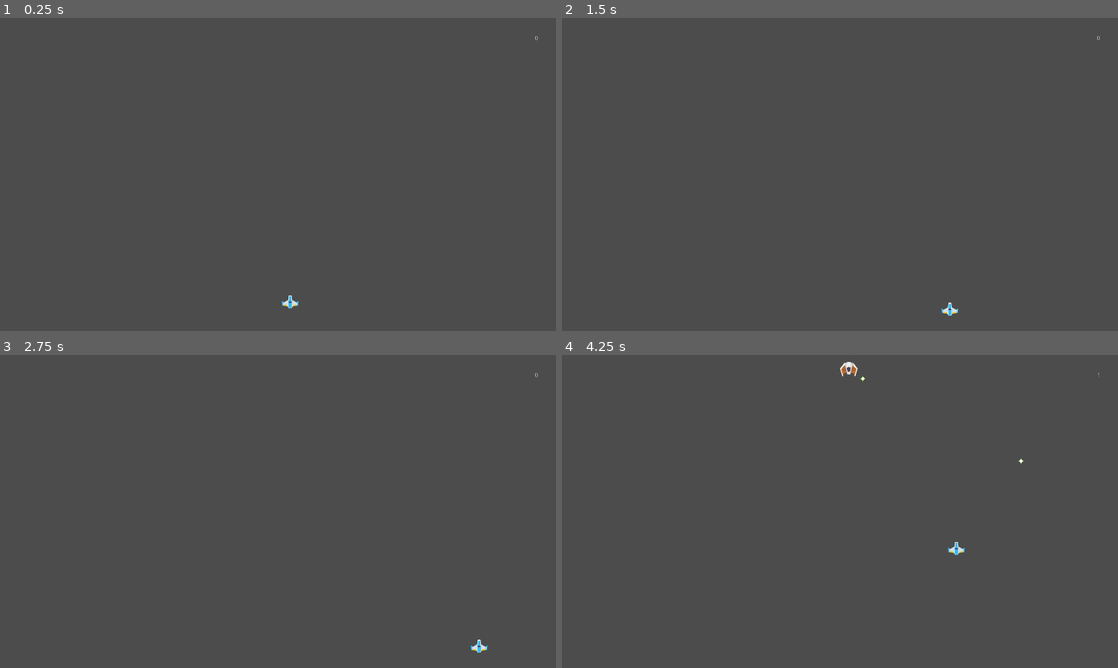
Above: before the commit, frames 1-4 (two rows, left to right).
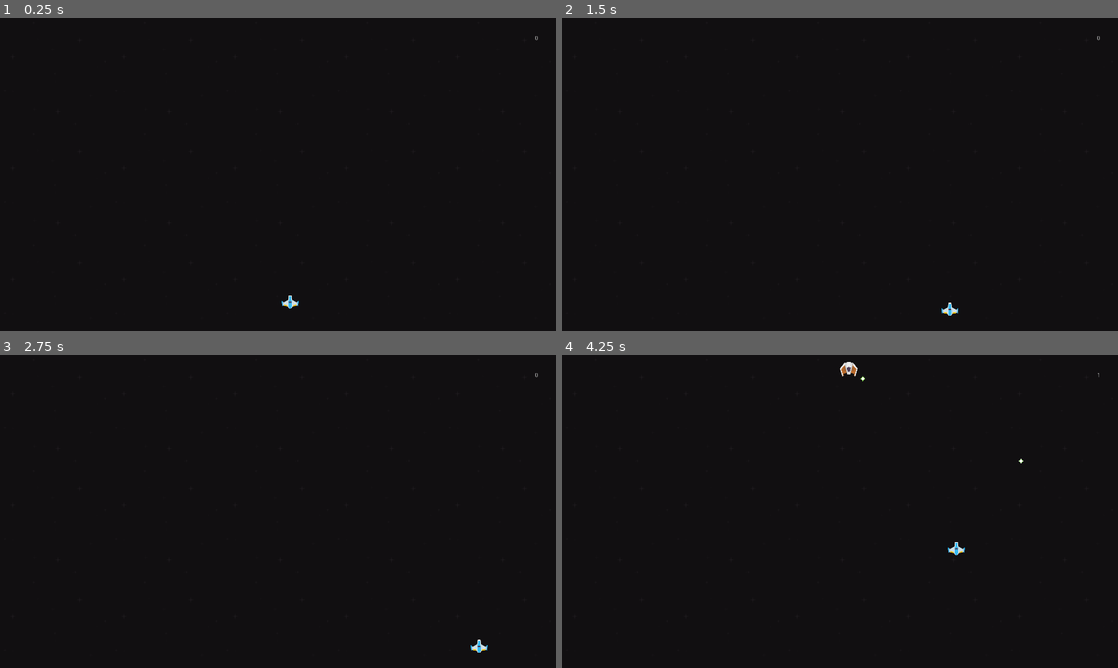
Above: after the commit, the same moments.

Repository: pmatigakis/spaceshooter
Game: Godot game, scene res://Spaceshooter.tscn
The game is run twice, just before and just after one commit, with the same random seed, the same clock (stepped at 60 frames per second) and the same inputs.
Inputs:
- Up to frame 1 (0.25 s): no input
- Up to frame 2 (1.5 s): tap Enter at 0.5 s; hold Right (ui_right) 0.53-1.28 s; tap Space (ui_select) at 0.77 s; hold Down (ui_down) from 1.28 s (still down)
- Up to frame 3 (2.75 s): tap Space (ui_select) at 1.52 s; release Down (ui_down) at 2.03 s; hold Right (ui_right) from 2.03 s (still down)
- Up to frame 4 (4.25 s): release Right (ui_right) at 2.78 s; hold Up (ui_up) 2.78-3.53 s; tap Space (ui_select) at 3.02, 3.77 s; hold Left (ui_left) from 3.53 s (still down)

The runs differ from the first frame. In frame 1, 100% of the frame differs, in the area x 0-100%, y 0-100%; in frame 2, 100%; in frame 3, 100%; in frame 4, 100%.

Commit message:
Added the background

Diff:
--- a/Spaceshooter.tscn
+++ b/Spaceshooter.tscn
@@ -1,8 +1,9 @@
-[gd_scene load_steps=5 format=2]
+[gd_scene load_steps=6 format=2]
 
 [ext_resource path="res://Player.tscn" type="PackedScene" id=1]
 [ext_resource path="res://Spaceshooter.gd" type="Script" id=2]
 [ext_resource path="res://Hud.tscn" type="PackedScene" id=3]
+[ext_resource path="res://assets/backgrounds/black.png" type="Texture" id=4]
 
 [sub_resource type="Curve2D" id=1]
 _data = {
@@ -11,6 +12,13 @@
 
 [node name="Spaceshooter" type="Node2D"]
 script = ExtResource( 2 )
+
+[node name="Background" type="TextureRect" parent="."]
+margin_right = 1280.0
+margin_bottom = 720.0
+texture = ExtResource( 4 )
+expand = true
+stretch_mode = 2
 
 [node name="Player" parent="." instance=ExtResource( 1 )]
 position = Vector2( 668, 653 )
Binary file added: assets/backgrounds/black.png
Not shown, added: assets/backgrounds/black.png.import
